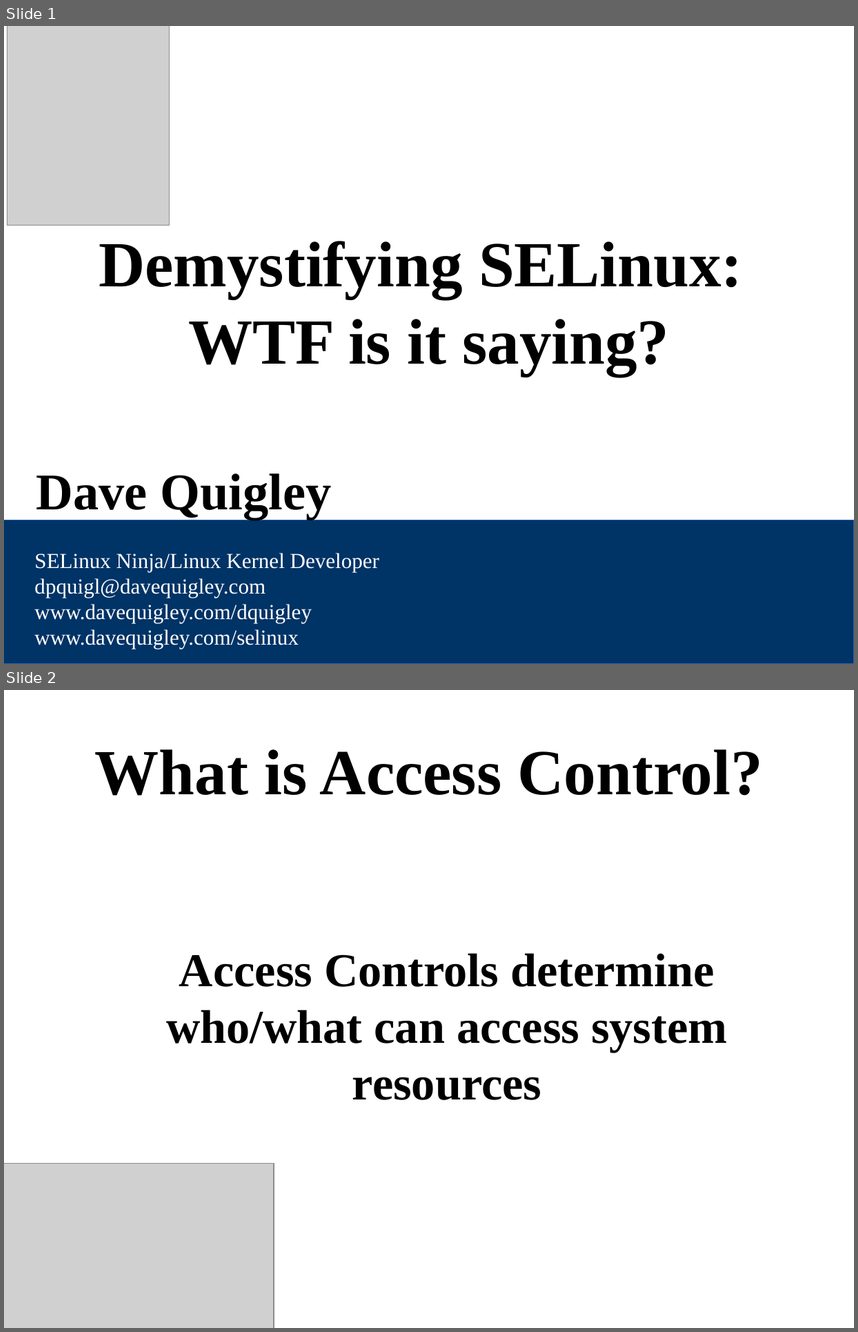
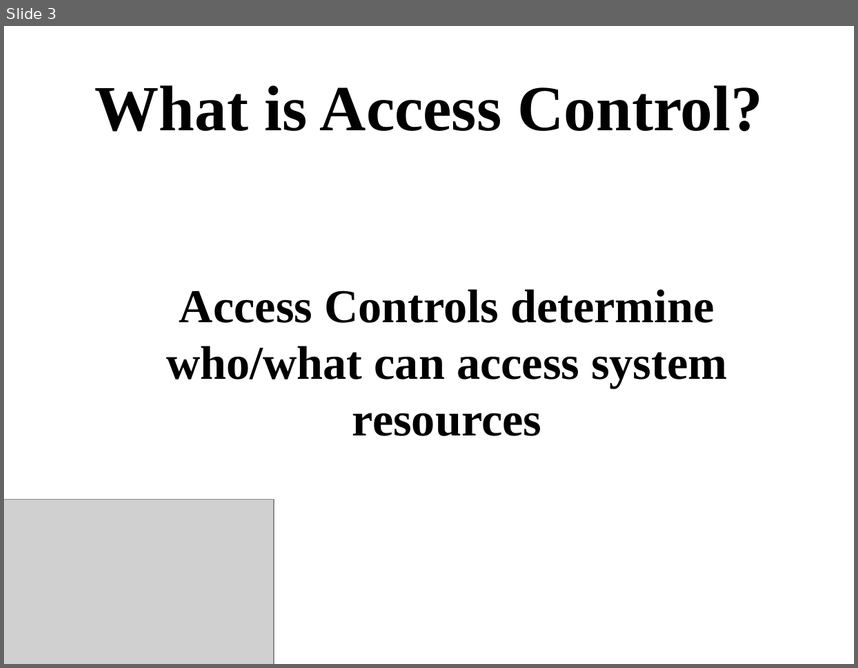
Before and after one commit to Frodox/SELinux-USNA-20150427, a slide deck: SELinux-USNA-20150427.odp. Shown one above the other, each under a label of ours: slides 1 and 2 before the commit, slide 3 after it. The pictures are 858x1332 and 858x668 pixels, drawn with LibreOffice and Linux fonts; fonts in the diff are those of the drawing; grey boxes stand for pictures. Boxes give left, top, right and bottom in pixels: in the first picture for what was removed or moved away, otherwise in the second. Text is boxed around its words. In the diff, an @@ line names an element or a change of style, - is before the commit and + after.

```diff
--- a/SELinux-USNA-20150427.odp
+++ b/SELinux-USNA-20150427.odp
@@ slide 1 removed at (x1=4, y1=26, x2=854, y2=664), background #FFFFFF @@
@@ picture removed at (x1=7, y1=26, x2=169, y2=225) @@
@@ title removed at (x1=99, y1=241, x2=743, y2=375) @@
-Demystifying SELinux:
-WTF is it saying?
@@ text removed at (x1=36, y1=473, x2=331, y2=519) @@
-Dave Quigley
@@ rectangle removed at (x1=4, y1=519, x2=854, y2=664) @@
@@ text removed at (x1=34, y1=552, x2=379, y2=648) @@
-SELinux Ninja/Linux Kernel Developer
-dpquigl@davequigley.com
-www.davequigley.com/dquigley
-www.davequigley.com/selinux
@@ what was slide 2 is now slide 3 @@
```
Also in this commit, not shown: 2 slides changed, 27 slides added.
